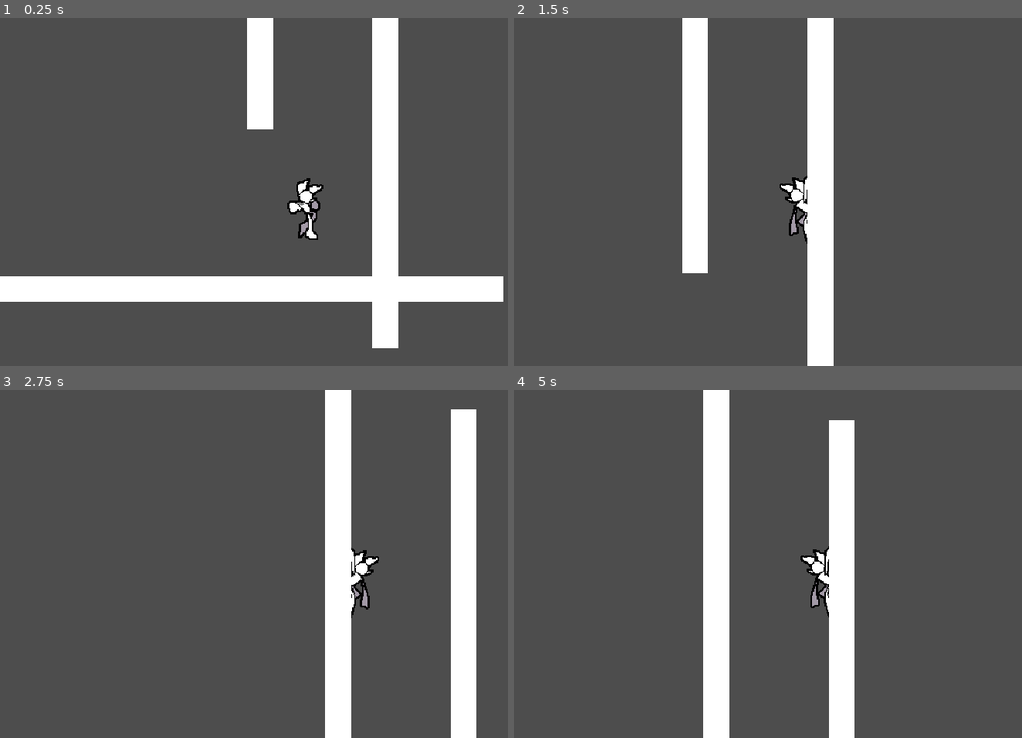
Above: before the commit, frames 1-4 (two rows, left to right).
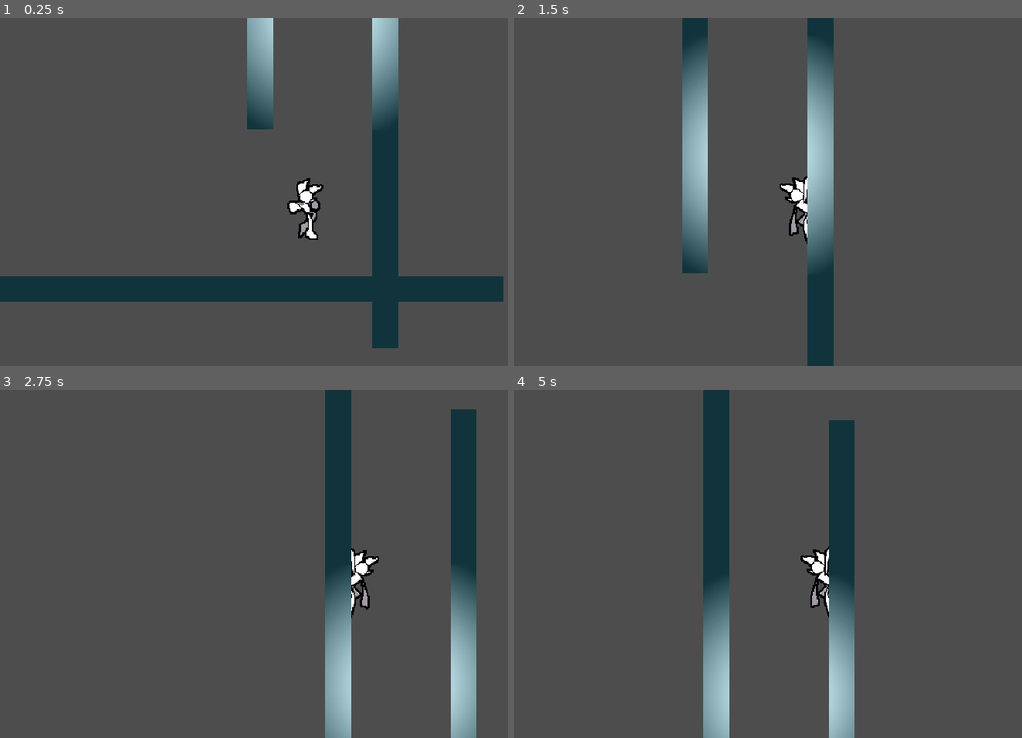
Above: after the commit, the same moments.

Repository: SZH217/game2
Game: Godot game, scene res://assets/player/node_2d.tscn
Same seed, same stepped clock (60 frames per second), same inputs: the game is played once before the commit and once after it. This scene is started directly instead of the project's main scene.
Inputs (mouse positions are in pixels of both pictures, inside the frame that each line leads up to):
- Up to frame 1 (0.25 s): no input
- Up to frame 2 (1.5 s): move the mouse to (961, 174) at 0.52 s; hold D (right) 0.53-1.25 s; hold Space (action_c) 0.53-1.25 s; click (961, 174) at 0.67 s; drag from (696, 209) to (793, 261) at 1.27 s
- Up to frame 3 (2.75 s): move the mouse to (370, 487) at 2.02 s; hold A (left) from 2.03 s (still down); hold Space (action_c) from 2.03 s (still down)
- Up to frame 4 (5 s): release A (left) at 2.75 s; release Space (action_c) at 2.75 s; drag from (793, 633) to (635, 511) at 2.77 s; move the mouse to (1006, 616) at 3.52 s; hold D (right) 3.53-4.25 s; hold Space (action_c) 3.53-4.25 s; drag from (635, 511) to (732, 477) at 4.27 s

The runs differ from the first frame. In frame 1, 13% of the frame differs, in the area x 0-100%, y 0-95%; in frame 2, 8.9%; in frame 3, 9.9%; in frame 4, 9.8%.

Commit message:
.

Diff:
--- a/assets/player/node_2d.tscn
+++ b/assets/player/node_2d.tscn
@@ -1,8 +1,17 @@
-[gd_scene load_steps=4 format=3 uid="uid://c6qp4or4b5stk"]
+[gd_scene load_steps=6 format=3 uid="uid://c6qp4or4b5stk"]
 
 [ext_resource type="PackedScene" uid="uid://cpx0h6kiqq3fg" path="res://assets/scenes/platform.tscn" id="1_bh1sm"]
 [ext_resource type="PackedScene" uid="uid://bk54mwgc83x41" path="res://assets/player/player.tscn" id="2_gmg57"]
 [ext_resource type="PackedScene" uid="uid://c0co4ewis3qj4" path="res://assets/scenes/hand.tscn" id="3_opahl"]
+
+[sub_resource type="Gradient" id="Gradient_mp1um"]
+offsets = PackedFloat32Array(0, 0.805195)
+colors = PackedColorArray(1, 1, 1, 1, 0, 0, 0, 1)
+
+[sub_resource type="GradientTexture2D" id="GradientTexture2D_3fbum"]
+gradient = SubResource("Gradient_mp1um")
+fill = 1
+fill_from = Vector2(0.5, 0.5)
 
 [node name="Node2D" type="Node2D"]
 
@@ -19,3 +28,12 @@
 
 [node name="Platform2" parent="Platform2" instance=ExtResource("1_bh1sm")]
 position = Vector2(-227, 130)
+
+[node name="DirectionalLight2D" type="DirectionalLight2D" parent="."]
+color = Color(0.930795, 0.796047, 0.765453, 1)
+blend_mode = 1
+
+[node name="PointLight2D" type="PointLight2D" parent="DirectionalLight2D"]
+position = Vector2(449, 52)
+texture = SubResource("GradientTexture2D_3fbum")
+texture_scale = 3.86
--- a/assets/player/player.gd
+++ b/assets/player/player.gd
@@ -8,6 +8,7 @@
 @export var wallSpeed = 5
 @export var cameraOffset = 50
 @export var offsetSpeed = 2
+@onready var animation_player = $anim
 
 var haveHand = true
 var jump = false
@@ -29,41 +30,26 @@
 		$sprite.flip_h = false
 
 	if !jump and !wall:
-		if haveHand:
-			if is_on_floor():
-				if velocity.x == 0:
-					$anim.play("idle")
-				if velocity.x != 0:
-					$anim.play("running")
-			else:
-				$anim.play("jump_fall")
+		if is_on_floor():
+			if velocity.x == 0:
+				play_animation("idle")
+			if velocity.x != 0:
+				play_animation("running")
 		else:
-			if is_on_floor():
-				if velocity.x == 0:
-					$anim.play("idle_nr")
-			else:
-				$anim.play("jump_fall_nr")
+			if velocity.y > 0:
+				play_animation("jump_fall")
+			elif velocity.y < 0:
+				play_animation("jump_rise")
 	if jump:
-		if haveHand:
-			if velocity.y < 0:
-				$anim.play("jump_rise")
-			if velocity.y > 0:
-				$anim.play("jump_fall")
-			if is_on_floor():
-				jump = false
-		else:
-			if velocity.y < 0:
-				$anim.play("jump_rise_nr")
-			if velocity.y > 0:
-				$anim.play("jump_fall_nr")
-			if is_on_floor():
-				jump = false
+		if velocity.y < 0:
+			play_animation("jump_rise")
+		if velocity.y > 0:
+			play_animation("jump_fall")
+		if is_on_floor():
+			jump = false
 
 	if wall:
-		if haveHand:
-			$anim.play("wall")
-		else:
-			$anim.play("wall_nr")
+		play_animation("wall")
 
 
 func _physics_process(delta: float) -> void:
@@ -126,6 +112,12 @@
 		haveHand = false
 
 
+func play_animation(base_anim: String):
+	if not animation_player:
+		return
+	var anim_suffix = "_nr" if !haveHand else ""
+	var full_anim_name = base_anim + anim_suffix
+	animation_player.play(full_anim_name)
 
 
 func launch_hand():
--- a/assets/player/player.tscn
+++ b/assets/player/player.tscn
@@ -1,13 +1,18 @@
-[gd_scene load_steps=19 format=3 uid="uid://bk54mwgc83x41"]
+[gd_scene load_steps=21 format=3 uid="uid://bk54mwgc83x41"]
 
 [ext_resource type="Script" path="res://assets/player/player.gd" id="1_8k20g"]
 [ext_resource type="Shader" path="res://assets/scenes/player.gdshader" id="1_467ms"]
 [ext_resource type="Texture2D" uid="uid://hpetlgl8sb4p" path="res://assets/textures/character.png" id="2_cisvq"]
+[ext_resource type="Texture2D" uid="uid://ngd0vy0c6gyr" path="res://assets/textures/character-map.png" id="4_yrv0x"]
 
 [sub_resource type="ShaderMaterial" id="ShaderMaterial_5lit8"]
 shader = ExtResource("1_467ms")
 shader_parameter/line_color = Color(0, 0, 0, 1)
 shader_parameter/line_thickness = 1.0
+
+[sub_resource type="CanvasTexture" id="CanvasTexture_dx6v8"]
+diffuse_texture = ExtResource("2_cisvq")
+normal_texture = ExtResource("4_yrv0x")
 
 [sub_resource type="CapsuleShape2D" id="CapsuleShape2D_ojrgj"]
 radius = 6.0
@@ -358,9 +363,9 @@
 
 [node name="sprite" type="Sprite2D" parent="."]
 material = SubResource("ShaderMaterial_5lit8")
-texture = ExtResource("2_cisvq")
+texture = SubResource("CanvasTexture_dx6v8")
 region_enabled = true
-region_rect = Rect2(0, 0, 128, 128)
+region_rect = Rect2(256, 256, 128, 128)
 
 [node name="colision" type="CollisionShape2D" parent="."]
 position = Vector2(0, 3.135)
Binary file added: assets/textures/character-map.png
Not shown, added: assets/textures/character-map.png.import
